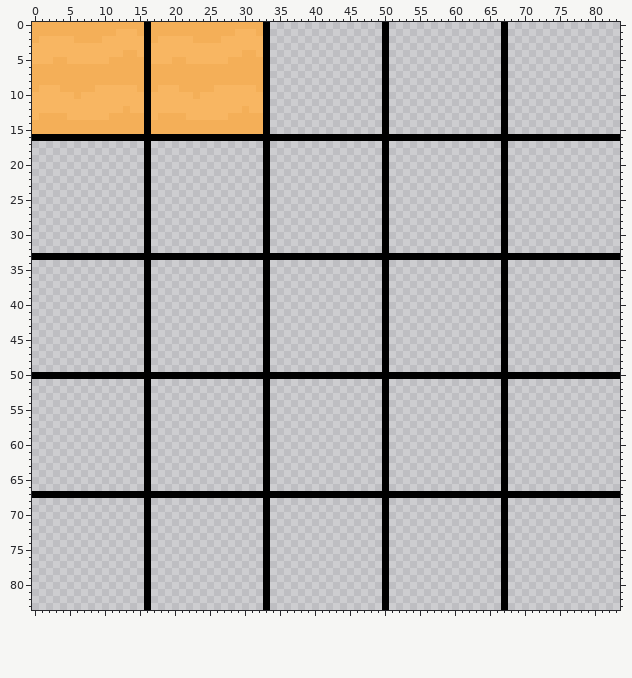
Sprite sheet -- Resources/DesertTileset.png. This is how it looked before the edit.
The file is 84x84 pixels.
After:
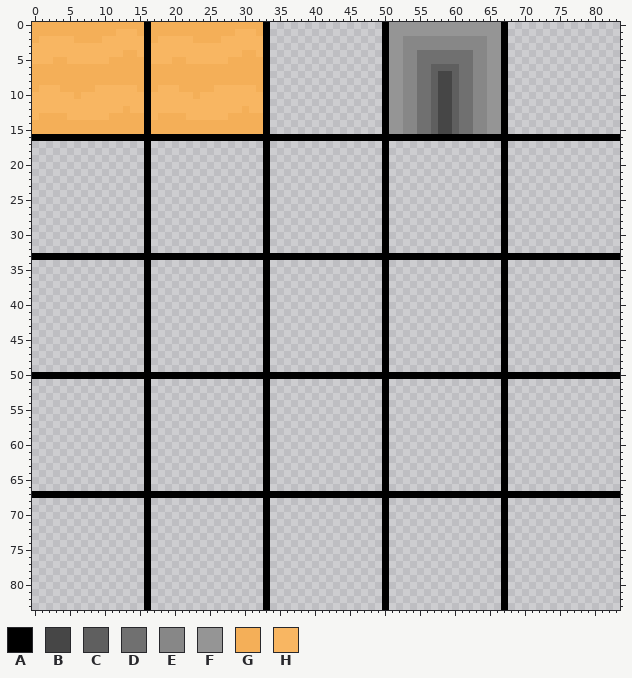
Palette (. is transparent): A #000000  B #464646  C #5f5f5f  D #707070  E #878787  F #959595  G #f4af58  H #f8b662
Changes in this commit:
@@ x 49..68 @@
- 0 .A................A.
- 1 .A................A.
- 2 .A................A.
- 3 .A................A.
- 4 .A................A.
- 5 .A................A.
- 6 .A................A.
- 7 .A................A.
- 8 .A................A.
- 9 .A................A.
-10 .A................A.
-11 .A................A.
-12 .A................A.
-13 .A................A.
-14 .A................A.
-15 .A................A.
+ 0 .AFFFFFFFFFFFFFFFFA.
+ 1 .AFFFFFFFFFFFFFFFFA.
+ 2 .AFFEEEEEEEEEEEEFFA.
+ 3 .AFFEEEEEEEEEEEEFFA.
+ 4 .AFFEEDDDDDDDDEEFFA.
+ 5 .AFFEEDDDDDDDDEEFFA.
+ 6 .AFFEEDDCCCCDDEEFFA.
+ 7 .AFFEEDDCBBCDDEEFFA.
+ 8 .AFFEEDDCBBCDDEEFFA.
+ 9 .AFFEEDDCBBCDDEEFFA.
+10 .AFFEEDDCBBCDDEEFFA.
+11 .AFFEEDDCBBCDDEEFFA.
+12 .AFFEEDDCBBCDDEEFFA.
+13 .AFFEEDDCBBCDDEEFFA.
+14 .AFFEEDDCBBCDDEEFFA.
+15 .AFFEEDDCBBCDDEEFFA.
 16 AAAAAAAAAAAAAAAAAAAA
